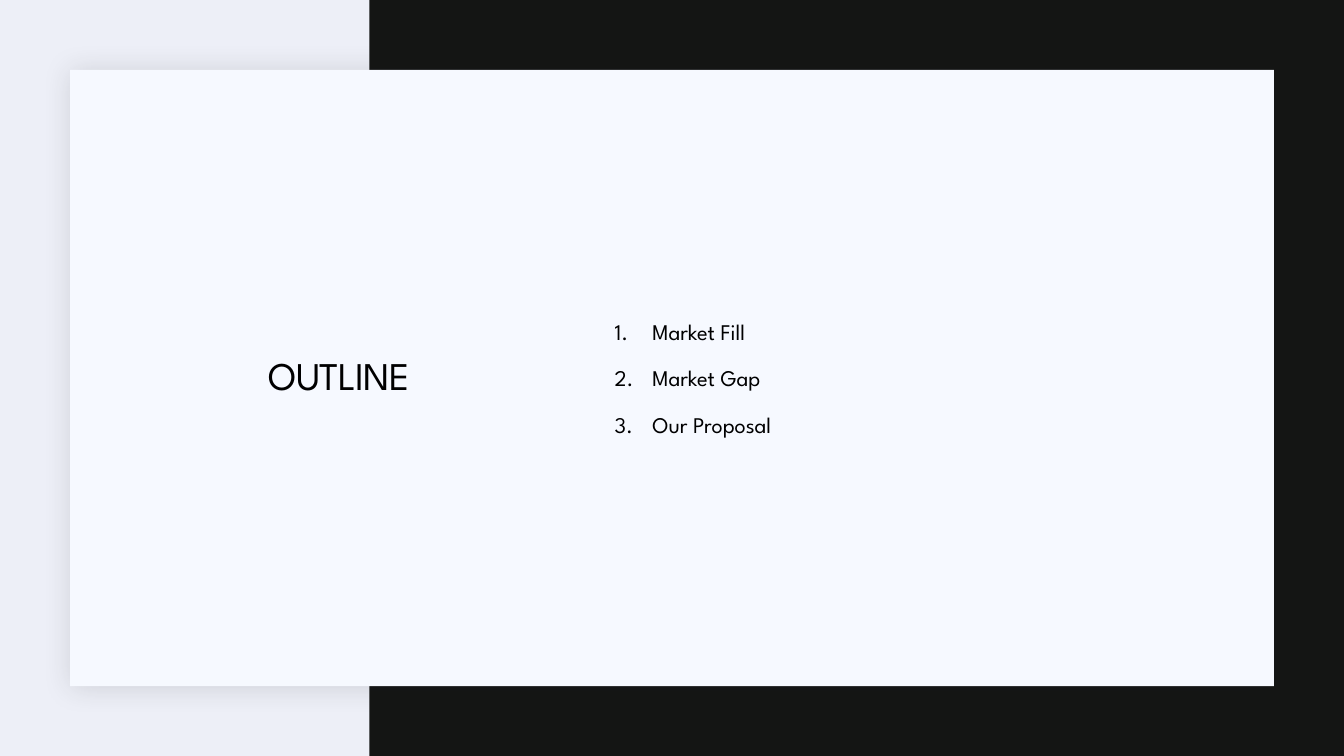
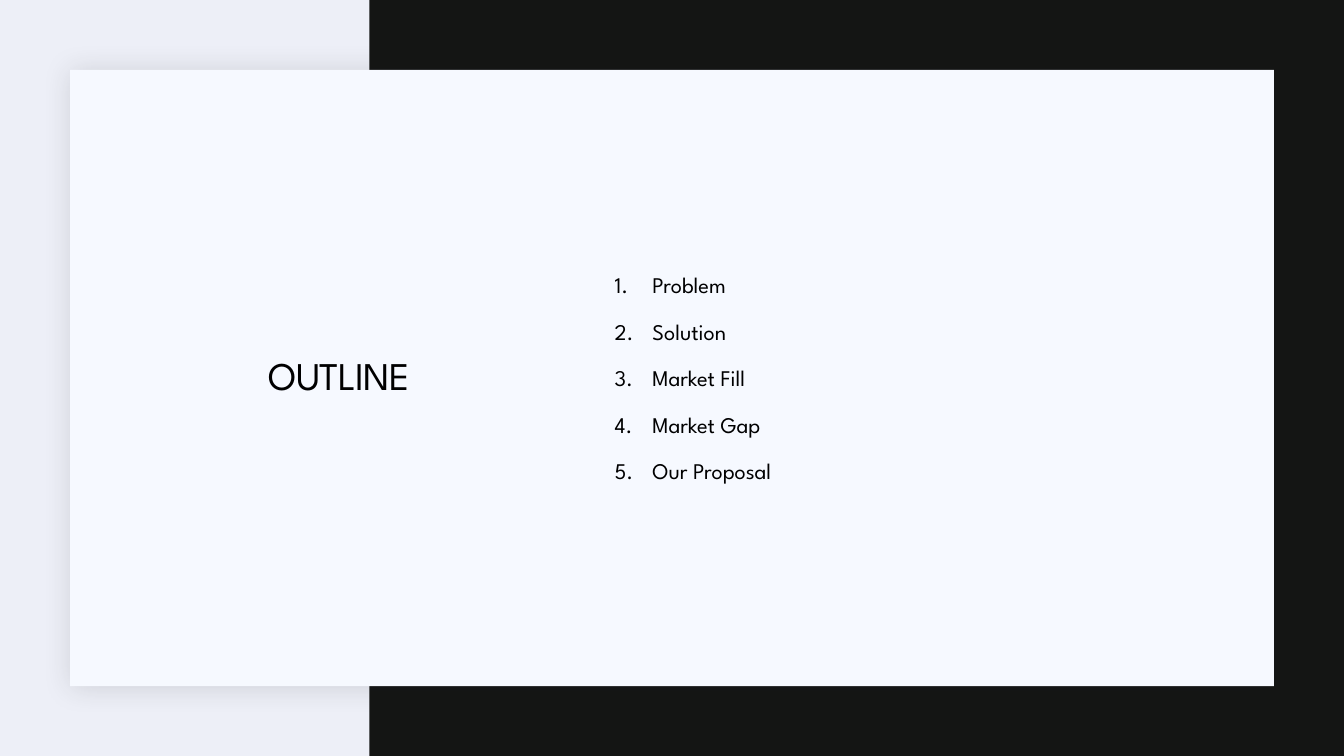
Before and after one commit to marios-stam/Project_IOT, a slide deck: slide 2 of Powerpoints/First Presentation/Waste-management-Final.pptx. Drawn at 1344x756 pixels with LibreOffice and Linux fonts; fonts in the diff are those of the drawing. Boxes give left, top, right and bottom in pixels: in the first picture for what was removed or moved away, otherwise in the second. Text is boxed around its words. In the diff, an @@ line names an element or a change of style, - is before the commit and + after.

```diff
--- a/Powerpoints/First Presentation/Waste-management-Final.pptx
+++ b/Powerpoints/First Presentation/Waste-management-Final.pptx
@@ text at (652,277,726,341): paragraphs added @@
+1. Problem
+2. Solution
```
Also in this commit, not shown: 2 slides added.
